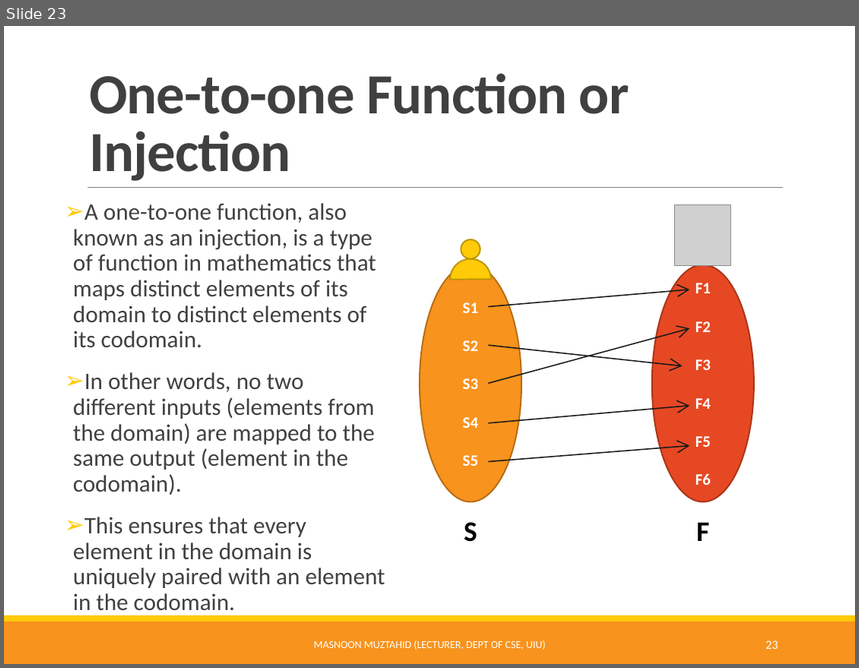
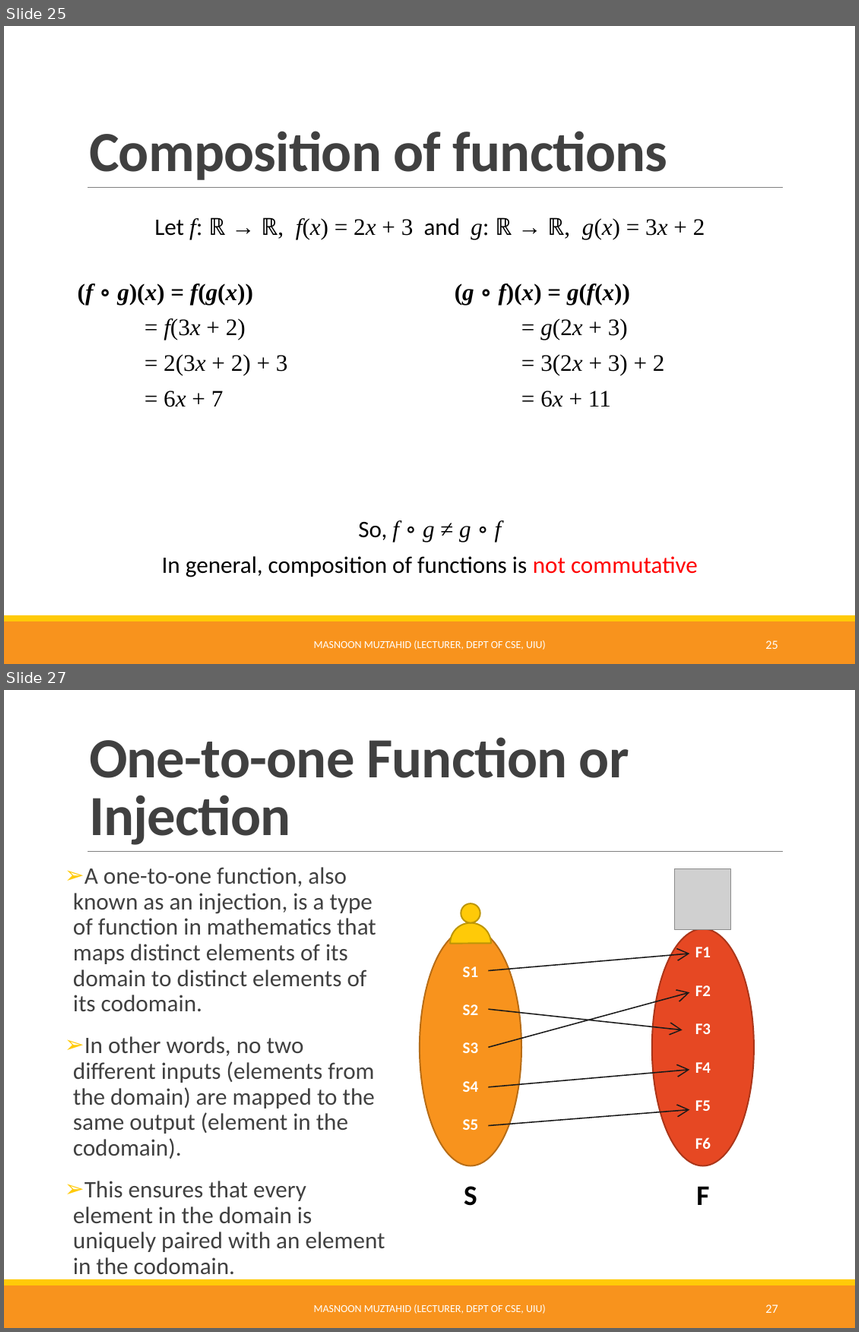
Before and after one commit to Muztahid202/UIU-Discrete_Math_Resources, a slide deck: Functions.pptx. Shown one above the other, each under a label of ours: slide 23 before the commit, slides 25 and 27 after it; the slides between them are not shown. The pictures are 859x668 and 859x1332 pixels, drawn with LibreOffice and Linux fonts; fonts in the diff are those of the drawing; grey boxes stand for pictures. Boxes give left, top, right and bottom in pixels: in the first picture for what was removed or moved away, otherwise in the second. Text is boxed around its words. In the diff, an @@ line names an element or a change of style, - is before the commit and + after.

Commit message:
functions modified-2

```diff
--- a/Functions.pptx
+++ b/Functions.pptx
@@ slide 25 added at (4, 26, 855, 664), background #FFFFFF; not listed: 3 template elements that a slide beside it also shows @@
@@ title added at (89, 131, 668, 180), 48 pt, text #404040, bold @@
+Composition of functions
@@ text added at (154, 218, 705, 240), 20 pt, text #000000 @@
+Let f: ℝ → ℝ, f(x) = 2x + 3 and g: ℝ → ℝ, g(x) = 3x + 2
@@ text added at (78, 284, 288, 408), 20 pt, text #000000 @@
+(f ∘ g)(x) = f(g(x))
+= f(3x + 2)
+= 2(3x + 2) + 3
+= 6x + 7
@@ text added at (455, 284, 665, 408), 20 pt, text #000000 @@
+(g ∘ f)(x) = g(f(x))
+= g(2x + 3)
+= 3(2x + 3) + 2
+= 6x + 11
@@ text added at (162, 521, 698, 578), 20 pt, text #000000 @@
+So, f ∘ g ≠ g ∘ f
+In general, composition of functions is not commutative
@@ text added at (314, 641, 546, 650), 9 pt, text #FFFFFF @@
+MASNOON MUZTAHID (LECTURER, DEPT OF CSE, UIU)
@@ page number added at (766, 641, 778, 649), 10.5 pt, text #FFFFFF @@
+25
@@ what was slide 23 is now slide 27 @@
@@ page number at (766, 1305, 778, 1313): text changed @@
-23
+27
```
Also in this commit, not shown: 3 other slides added.
